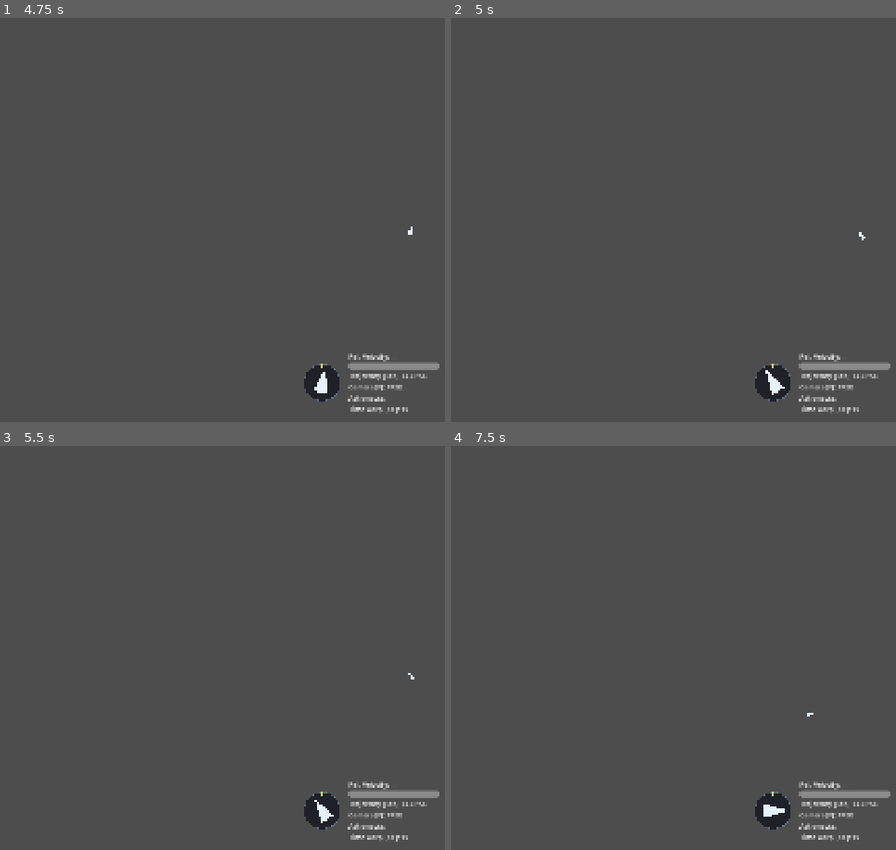
Above: before the commit, frames 1-4 (two rows, left to right).
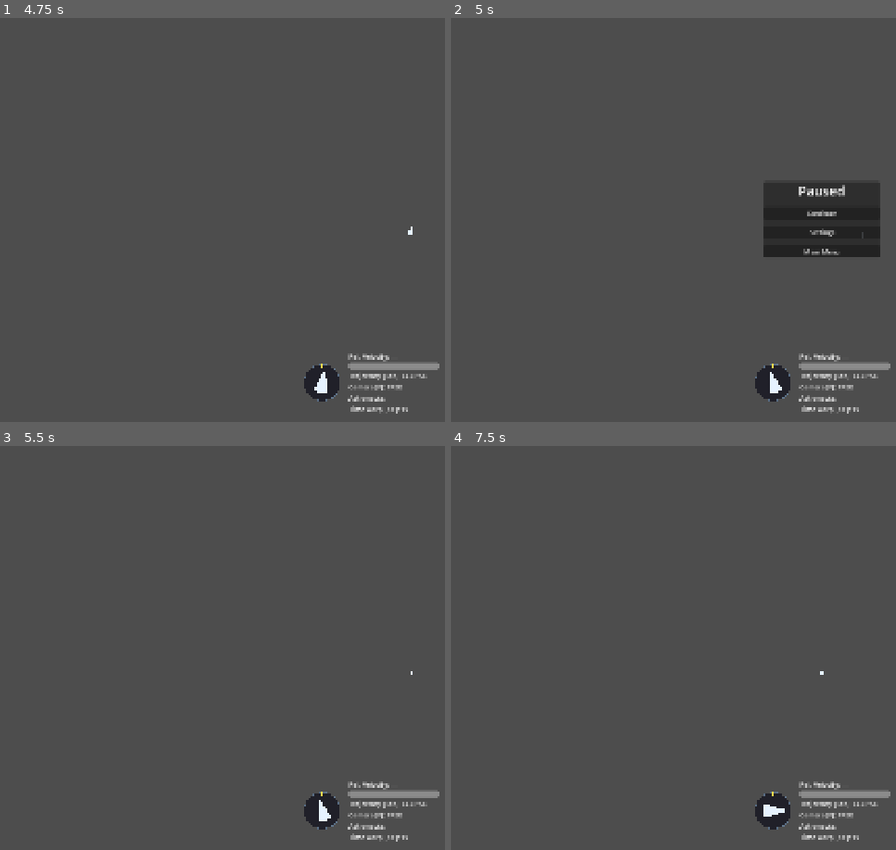
Above: after the commit, the same moments.

Repository: swan-eternal/astrorescue
Game: Godot game, scene res://tools/level_editor/level_editor.tscn
The game is run twice, just before and just after one commit, with the same random seed, the same clock (stepped at 60 frames per second) and the same inputs. This scene is started directly instead of the project's main scene.
Inputs (mouse positions are in pixels of both pictures, inside the frame that each line leads up to):
- Up to frame 1 (4.75 s): click "Test Level" at 0.5 s; tap Enter at 1.25 s; move the mouse to (outside the picture) at 1.27 s; hold D (rotate_right) 1.28-2 s; tap F (toggle_free_camera) at 1.35, 2.85, 4.35 s; click (outside the picture) at 1.42 s; tap R (restart) every 0.75 s from 2 to 4.25 s; drag from (222, 240) to (333, 300) at 2.02 s; move the mouse to (444, 131) at 2.77 s; hold D (rotate_right) 2.78-3.5 s; click (444, 131) at 2.92 s; drag from (333, 300) to (146, 159) at 3.52 s; move the mouse to (outside the picture) at 4.27 s; hold A (rotate_left) from 4.28 s (still down); click (outside the picture) at 4.42 s
- Up to frame 2 (5 s): keep holding A (rotate_left); tap Escape at 4.9 s
- Up to frame 3 (5.5 s): release A (rotate_left) at 5 s; click (369, 639) at 5 s, where only the run after the commit has a clickable "Continue"
- Up to frame 4 (7.5 s): tap R (restart) at 5.75 s; drag from (597, 587) to (709, 547) at 5.77 s; move the mouse to (860, 648) at 6.52 s; hold , (time_warp_down) 6.53-7.25 s; tap F (toggle_free_camera) at 6.6 s; click (860, 648) at 6.67 s; drag from (709, 547) to (673, 668) at 7.27 s

Frame 1 is identical in both runs. In frame 2, 4.7% of the frame differs, in the area x 70-97%, y 40-94%; in frame 3, less than 0.1%; in frame 4, less than 0.1%.
Error before the commit: Parse Error: Identifier "SettingsMenu" not declared in the current scope. (res://scripts/pause_menu.gd:85)

Commit message:
fix: menu centering, settings opacity, escape trajectory + OrbitCalculator SOI refactor
- Menu centering (pause_menu.gd, settings_menu.gd): CenterContainer wrapping replaces PRESET_CENTER, which kept offsets at 0/0/0/0 on a zero-size Control and rendered the panel at origin instead of center.
- Settings panel opacity (settings_menu.gd): per-instance StyleBoxFlat override with alpha=1.0. Godot's default PanelContainer is 75% opaque and let menu text bleed through when settings was opened from main menu.
- Escape trajectory (trajectoryline_2d.gd): full analytical hyperbola leg in ELLIPSE mode (removed the world-space max_leg_radius clip so the curve extends to its natural asymptote). Radial-escape fallback for h=0 launches (eccentricity formula gives e=1 from formula degeneracy when r and v are parallel, regardless of energy).
- OrbitCalculator (orbit_calculator.gd): added DEFAULT_SOI_FRACTION = 0.5 constant and compute_soi_radius helper. Both the trajectory-line SOI detection and the new SOI indicator (next commit) call this so the visualization always matches the gameplay-relevant region.

Diff:
--- a/scripts/orbit_calculator.gd
+++ b/scripts/orbit_calculator.gd
@@ -21,6 +21,17 @@
 # when the body is exactly at the central mass (degenerate but possible
 # during a scene reload or teleport).
 const MIN_DIST: float = 1.0
+
+# Default Hill-sphere fraction for Sphere-of-Influence detection. Match
+# the project's existing convention of 0.5 — the inner half of the Hill
+# sphere is "definitely orbiting the body", the outer half is the
+# transition zone where the primary's gravity starts to dominate.
+# Callers (e.g., trajectoryline_2d.gd, soi_indicator.gd) expose this as
+# an @export so the value can be tweaked per-instance; this constant
+# is the default they fall back to. Single source of truth — if we
+# ever change the formula (Laplace SOI, 2-body correction, etc.) it's
+# one edit here instead of N.
+const DEFAULT_SOI_FRACTION: float = 0.5
 
 
 ## Compute position and velocity of a body at time `t` on a closed
@@ -170,3 +181,32 @@
 		Q = temp
 	var a: float = (q + Q) / 2.0
 	return TAU * sqrt(a * a * a / (G * central_mass))
+
+
+## Compute the Sphere-of-Influence radius for a satellite orbiting a
+## much heavier primary. SOI = Hill sphere × `soi_fraction`, where
+## Hill sphere = orbital_distance · (m_satellite / (3·m_primary))^(1/3).
+## The cube-root dependence on mass ratio means even modest-mass
+## satellites get surprisingly large SOIs at this scale of orbits
+## (e.g., a 10000-mass planet at 1900 px from a 4M-mass sun gets a
+## ~200 px SOI with the default 0.5 fraction — about 5× the planet's
+## visual radius).
+##
+## Used by both `trajectoryline_2d.gd` (for SOI-mode auto-switching)
+## and `soi_indicator.gd` (for the editor's SOI visualization). Single
+## source of truth so the visualization always represents the
+## gameplay-relevant region.
+##
+## Returns 0.0 for degenerate inputs (no primary, no distance, or a
+## zero/negative satellite mass). Callers should treat 0 as "no SOI"
+## and skip the body.
+static func compute_soi_radius(
+	planet_mass: float,
+	sun_mass: float,
+	orbital_distance: float,
+	soi_fraction: float = DEFAULT_SOI_FRACTION
+) -> float:
+	if sun_mass <= 0.0 or orbital_distance <= 0.0 or planet_mass <= 0.0:
+		return 0.0
+	var hill: float = orbital_distance * pow(planet_mass / (3.0 * sun_mass), 1.0 / 3.0)
+	return hill * soi_fraction
--- a/scripts/pause_menu.gd
+++ b/scripts/pause_menu.gd
@@ -40,10 +40,19 @@
 	root.mouse_filter = Control.MOUSE_FILTER_STOP
 	add_child(root)
 
+	# CenterContainer centers the panel and respects its
+	# custom_minimum_size. Replaces PRESET_CENTER which anchored at
+	# 0.5/0.5/0.5/0.5 but kept offsets at 0/0/0/0 because the
+	# Control had zero size when the preset was applied — panel
+	# rendered at origin instead of center.
+	var center := CenterContainer.new()
+	center.set_anchors_and_offsets_preset(Control.PRESET_FULL_RECT)
+	center.mouse_filter = Control.MOUSE_FILTER_IGNORE
+	root.add_child(center)
+
 	_panel = PanelContainer.new()
 	_panel.custom_minimum_size = Vector2(280, 0)
-	_panel.set_anchors_and_offsets_preset(Control.PRESET_CENTER)
-	root.add_child(_panel)
+	center.add_child(_panel)
 
 	var vbox := VBoxContainer.new()
 	vbox.add_theme_constant_override("separation", 16)
--- a/scripts/settings_menu.gd
+++ b/scripts/settings_menu.gd
@@ -1,4 +1,5 @@
 extends CanvasLayer
+class_name SettingsMenu
 ##
 ## SettingsMenu: tabbed settings panel (Audio / Visual / Gameplay).
 ## Self-contained: builds its UI in _ready, handles Esc via
@@ -63,11 +64,28 @@
 	backdrop.mouse_filter = Control.MOUSE_FILTER_STOP
 	add_child(backdrop)
 
-	# Centered panel with the title + tabs + close button.
+	# CenterContainer centers its single child and respects its
+	# custom_minimum_size for sizing. Replaces the previous
+	# set_anchors_and_offsets_preset(PRESET_CENTER) approach, which
+	# set anchors to 0.5/0.5/0.5/0.5 but kept offsets at 0/0/0/0
+	# because the Control had zero size when the preset was applied
+	# (before being added to the tree). End result: panel anchored
+	# at center, sized to zero, rendered at origin.
+	var center := CenterContainer.new()
+	center.set_anchors_and_offsets_preset(Control.PRESET_FULL_RECT)
+	center.mouse_filter = Control.MOUSE_FILTER_IGNORE
+	backdrop.add_child(center)
+
+	# Panel with the title + tabs + close button. Stylebox override
+	# (see _make_panel_stylebox) replaces Godot's default semi-
+	# transparent Panel bg — when opened from the main menu, that
+	# default lets the "PLAY"/"SETTINGS"/"QUIT" buttons bleed through,
+	# which reads as visually messy. Opaque dark here keeps the panel
+	# as a solid modal surface.
 	var panel := PanelContainer.new()
 	panel.custom_minimum_size = PANEL_SIZE
-	panel.set_anchors_and_offsets_preset(Control.PRESET_CENTER)
-	backdrop.add_child(panel)
+	panel.add_theme_stylebox_override("panel", _make_panel_stylebox())
+	center.add_child(panel)
 
 	var vbox := VBoxContainer.new()
 	vbox.add_theme_constant_override("separation", 12)
@@ -121,6 +139,29 @@
 	queue_free()
 
 
+## Build a fully-opaque dark stylebox for the panel. Godot's default
+## PanelContainer bg_color is alpha = 0.75 — opening settings over the
+## main menu lets the buttons behind show through, which reads as
+## visually messy. Override is per-instance (add_theme_stylebox_override
+## on this PanelContainer only) rather than mutating the global theme,
+## so any future Panels in the project keep the default look unless
+## they explicitly opt in. The dark color here matches the typical
+## "modal panel" tone used by most UIs — solid enough to read as a
+## distinct surface, not so dark it looks like a hole in the screen.
+func _make_panel_stylebox() -> StyleBoxFlat:
+	var sb := StyleBoxFlat.new()
+	sb.bg_color = Color(0.12, 0.12, 0.14, 1.0)
+	sb.corner_radius_top_left = 6
+	sb.corner_radius_top_right = 6
+	sb.corner_radius_bottom_left = 6
+	sb.corner_radius_bottom_right = 6
+	sb.content_margin_left = 12
+	sb.content_margin_right = 12
+	sb.content_margin_top = 12
+	sb.content_margin_bottom = 12
+	return sb
+
+
 ## Static accessor used by pause_menu.gd to gate its own Esc handler.
 static func is_any_open() -> bool:
 	return _is_any_open
--- a/scripts/trajectoryline_2d.gd
+++ b/scripts/trajectoryline_2d.gd
@@ -4,8 +4,11 @@
 ##
 ## - ELLIPSE: closed-form orbital prediction. Auto-switches to the nearest
 ##   planet's orbit when the rocket is inside its SOI (Hill sphere ×
-##   soi_fraction); otherwise shows the heliocentric sun orbit. No
-##   integration, no jitter — exact at any time scale.
+##   soi_fraction); otherwise shows the heliocentric sun orbit. When the
+##   rocket is on an escape trajectory (specific orbital energy ≥ 0),
+##   shows the forward-direction leg of the analytical hyperbola in
+##   `hyperbolic_color` instead of a closed ellipse. No integration,
+##   no jitter — exact at any time scale.
 ## - PROJECTED: forward-simulated trajectory under sun + every planet's
 ##   gravity (planet positions sampled via closed-form math at each step).
 ##   Shows what actually happens with perturbations, slingshots, etc.
@@ -31,13 +34,24 @@
 ## frame. Closed ellipse (not a fading prediction), so 64-128 is plenty.
 @export var ellipse_segments: int = 128
 
+## World-space length (pixels) of the radial-escape fallback line.
+## The polar-formula sweep no longer uses this clip (terminates at
+## the asymptote), but the radial-escape branch (h = 0, polar formula
+## degenerates) still draws a straight line of this length outward
+## from the focus so the player sees the escape direction.
+@export var max_leg_radius: float = 1500.0
+
 ## SOI = Hill sphere × this fraction. The Hill sphere is the radius at
 ## which the planet's gravity equals the sun's; we use a fraction of it
 ## as the SOI cutoff so the inner half is "definitely orbiting the planet"
 ## and the outer half is transition zone (where the sun starts to dominate).
-## 0.5 is the common default. Used by ELLIPSE mode to auto-switch to
-## the planet orbit when the rocket is in range.
-@export var soi_fraction: float = 0.5
+## Default references `OrbitCalculator.DEFAULT_SOI_FRACTION` so the
+## trajectory-mode auto-switch (here) and the editor's SOI visualization
+## (`soi_indicator.gd`) share one source of truth — if the formula ever
+## changes, `OrbitCalculator.compute_soi_radius` is the single edit point.
+## Used by ELLIPSE mode to auto-switch to the planet orbit when the
+## rocket is in range.
+@export var soi_fraction: float = OrbitCalculator.DEFAULT_SOI_FRACTION
 
 
 # PROJECTED-mode parameters
@@ -66,6 +80,12 @@
 
 ## PROJECTED mode color (forward-simulated trajectory with all gravity).
 @export var projected_color: Color = Color(0.4, 0.7, 1.0, 0.7)
+
+## ELLIPSE-mode color when the rocket is on an escape trajectory
+## (specific orbital energy ≥ 0). Shown as the analytical forward-
+## direction hyperbola leg (see `_hyperbola_leg`). Distinct from the
+## sun/planet ellipse colors so the player can see they're escaping.
+@export var hyperbolic_color: Color = Color(1.0, 0.65, 0.2, 0.7)
 
 
 # Time markers — small dots showing where the rocket will be at
@@ -257,9 +277,11 @@
 			var m: float = float(body.get("mass"))
 			if m < sun_mass * 0.5:  # planet (much lighter than sun)
 				# Hill sphere: radius at which the planet's gravity equals the sun's.
+				# Math lives in `OrbitCalculator.compute_soi_radius` — single source
+				# of truth shared with `soi_indicator.gd`.
 				var orbital_distance: float = body.global_position.distance_to(sun.global_position)
-				var hill: float = orbital_distance * pow(m / (3.0 * sun_mass), 1.0 / 3.0)
-				var soi: float = hill * soi_fraction
+				var soi: float = OrbitCalculator.compute_soi_radius(
+					m, sun_mass, orbital_distance, soi_fraction)
 				var d: float = (rocket.global_position - body.global_position).length()
 				if d < soi and d < closest_dist:
 					closest_dist = d
@@ -271,33 +293,38 @@
 			# orbit; otherwise show the heliocentric sun orbit. The user doesn't
 			# need to toggle ORBITAL manually — happens automatically based on
 			# proximity.
+			#
+			# When the trajectory is unbound (epsilon ≥ 0, i.e. escape
+			# velocity or beyond), draw the forward-direction hyperbola leg
+			# in `hyperbolic_color` instead. Closed-form ellipse math has no
+			# answer for an unbound orbit. Hyperbolic color takes priority
+			# over the SOI choice because "you're escaping" is the more
+			# important read for the player.
 			if central_planet != null:
-				default_color = closed_form_planet_color
-				points = _compute_planetocentric_ellipse(central_planet)
+				var planet_pos: Vector2 = central_planet.global_position
+				var planet_vel: Vector2 = Vector2(central_planet.get("velocity"))
+				var r_focus: Vector2 = rocket.global_position - planet_pos
+				var v_focus: Vector2 = rocket.velocity - planet_vel
+				var mu_focus: float = G * float(central_planet.get("mass"))
+				if _is_bound(r_focus, v_focus, mu_focus):
+					default_color = closed_form_planet_color
+					points = _orbit_ellipse(r_focus, v_focus, mu_focus, ellipse_segments, planet_pos)
+				else:
+					default_color = hyperbolic_color
+					points = _hyperbola_leg(r_focus, v_focus, mu_focus, planet_pos)
 			else:
-				default_color = closed_form_sun_color
-				points = _orbit_ellipse(
-					rocket.global_position, rocket.velocity,
-					sun_mass, ellipse_segments, Vector2.ZERO
-				)
+				var r_focus: Vector2 = rocket.global_position
+				var v_focus: Vector2 = rocket.velocity
+				var mu_focus: float = G * sun_mass
+				if _is_bound(r_focus, v_focus, mu_focus):
+					default_color = closed_form_sun_color
+					points = _orbit_ellipse(r_focus, v_focus, mu_focus, ellipse_segments, Vector2.ZERO)
+				else:
+					default_color = hyperbolic_color
+					points = _hyperbola_leg(r_focus, v_focus, mu_focus, Vector2.ZERO)
 		Mode.PROJECTED:
 			default_color = projected_color
 			points = _simulate_projected(attractors)
-
-
-## ORBITAL-mode helper (within ELLIPSE): analytical orbit ellipse around
-## a planet (planetocentric frame). Same math as the sun-orbit ellipse
-## but in the planet's reference frame.
-func _compute_planetocentric_ellipse(planet: Node2D) -> PackedVector2Array:
-	var planet_pos: Vector2 = planet.global_position
-	var planet_vel: Vector2 = Vector2(planet.get("velocity"))
-
-	# Rocket state in planet's reference frame.
-	var r: Vector2 = rocket.global_position - planet_pos
-	var v: Vector2 = rocket.velocity - planet_vel
-
-	var mu: float = G * float(planet.get("mass"))
-	return _orbit_ellipse(r, v, mu, ellipse_segments, planet_pos)
 
 
 ## Convert current (r, v) state to orbital elements (perihelion, aphelion,
@@ -344,18 +371,18 @@
 	}
 
 
-## Compute an analytical orbit ellipse from current position, velocity,
+## Compute the closed orbit ellipse from current position, velocity,
 ## and `mu` (= G × central_mass). Returns a closed loop (first point
-## appended at the end). Falls back to a single point for unbound orbits.
+## appended at the end). Assumes a bound orbit — the caller must
+## gate this call with `_is_bound()` and route unbound cases to
+## `_hyperbola_leg()` instead.
 func _orbit_ellipse(r: Vector2, v: Vector2, mu: float, segs: int, offset: Vector2) -> PackedVector2Array:
 	var dist: float = maxf(r.length(), MIN_DIST)
 	var v_sq: float = v.length_squared()
 
+	# Semi-major axis from vis-viva rearranged. Negative for bound
+	# orbits in the convention used here (so `a*(1-e²)` is positive).
 	var epsilon: float = v_sq / 2.0 - mu / dist
-	if epsilon >= 0.0:
-		return PackedVector2Array([offset + r])  # unbound (hyperbolic) — just show current point
-
-	var h: float = r.x * v.y - r.y * v.x
 	var a: float = -mu / (2.0 * epsilon)
 
 	var e_vec: Vector2 = ((v_sq - mu / dist) * r - r.dot(v) * v) / mu
@@ -369,6 +396,131 @@
 		var r_orbit: float = a * one_minus_e_sq / (1.0 + e * cos(theta - omega))
 		pts.append(offset + Vector2(r_orbit * cos(theta), r_orbit * sin(theta)))
 	pts.append(pts[0])  # close the loop — last sample is at theta = (n-1)/n * TAU, missing the segment back to 0
+	return pts
+
+
+## True when the specific orbital energy `ε = v²/2 − μ/r` is negative,
+## i.e. the rocket is in a closed (bound) orbit around the focus.
+## Used by `_update()` to route between the ellipse path and the
+## hyperbolic escape leg.
+func _is_bound(r: Vector2, v: Vector2, mu: float) -> bool:
+	var dist: float = maxf(r.length(), MIN_DIST)
+	var v_sq: float = v.length_squared()
+	return v_sq / 2.0 - mu / dist < 0.0
+
+
+## Compute the forward-direction leg of a hyperbolic trajectory
+## (escape velocity or beyond). Sweeps from the rocket's current
+## true anomaly toward the forward-going asymptote (the asymptote
+## in the direction of motion). No world-space clip — the leg
+## terminates naturally at the asymptote (denom → 0 in the polar
+## formula), so the player sees the actual analytical trajectory
+## even when it's very long. For shallow hyperbolas (e just above 1)
+## the leg can sweep nearly all the way around the focus and extend
+## far off-screen; the visible portion within the viewport is what
+## matters.
+##
+## Polar form: r(ν) = a(e²−1) / (1 + e·cos(ν)), where ν is the true
+## anomaly (angle from periapsis). Asymptotes occur where the
+## denominator → 0, i.e. ν = ±acos(−1/e). Angular momentum `h`
+## picks the forward-going branch: h > 0 (prograde, CCW) sweeps
+## toward +acos(−1/e), h < 0 (retrograde, CW) sweeps toward
+## −acos(−1/e).
+##
+## Caller is responsible for color selection and for confirming
+## the orbit is unbound. Two degenerate cases route to special
+## paths before the polar sweep:
+##   - ε ≤ 0 (parabolic exactly) → single point.
+##   - e ≤ 1 with ε > 0 (radial unbound) → straight radial line
+##     outward to `max_leg_radius` (the polar formula needs a
+##     defined periapsis direction, which h = 0 trajectories lack).
+func _hyperbola_leg(r: Vector2, v: Vector2, mu: float, offset: Vector2) -> PackedVector2Array:
+	var dist: float = maxf(r.length(), MIN_DIST)
+	var v_sq: float = v.length_squared()
+
+	# Specific orbital energy. ε > 0 here (caller routed via `_is_bound`
+	# false, i.e. `_update` confirmed the orbit is unbound). Used by both
+	# the parabolic early-out and the polar-formula `a` below.
+	var epsilon: float = v_sq / 2.0 - mu / dist
+
+	# Parabolic (ε == 0 exactly) is a measure-zero case the polar
+	# formula can't handle: a → inf AND e²-1 → 0, so r_orbit = inf·0/denom
+	# is indeterminate. Single point at the rocket — matches the legacy
+	# fallback for this edge case.
+	if epsilon <= 0.0:
+		return PackedVector2Array([offset + r])
+
+	# Eccentricity vector (same formula as `_orbit_ellipse`).
+	var e_vec: Vector2 = ((v_sq - mu / dist) * r - r.dot(v) * v) / mu
+	var e: float = e_vec.length()
+	if e <= 1.0:
+		# Radial unbound (ε > 0, e ≈ 1 from the formula): the eccentricity
+		# formula collapses to e = 1 whenever r and v are parallel,
+		# regardless of energy. So this branch catches RADIAL ESCAPES —
+		# orbits that are genuinely hyperbolic but have no defined
+		# periapsis direction (the polar hyperbola formula needs ω, which
+		# is undefined for radial motion). This is what happens when the
+		# player launches off a planet: `rocket.gd` auto-orients the
+		# nose outward, the first thrust goes straight up from the
+		# planet, and the resulting h = 0 trajectory used to disappear
+		# here as a single point. Draw a straight radial line outward
+		# to the focus's max_leg_radius so the player still sees the
+		# escape trajectory even though there's no curvature to show.
+		var unit_r: Vector2 = r / r.length() if r.length() > MIN_DIST else Vector2.RIGHT
+		var radial_end: Vector2 = unit_r * max_leg_radius
+		return PackedVector2Array([offset + r, offset + radial_end])
+
+	# Semi-major axis for hyperbola: POSITIVE (vs. negative for ellipse),
+	# because ε > 0 for unbound orbits.
+	var a: float = mu / (2.0 * epsilon)
+
+	# Asymptote half-angle from periapsis direction. For e > 1,
+	# -1/e ∈ (-1, 0), so acos(-1/e) ∈ (π/2, π).
+	var theta_inf: float = acos(-1.0 / e)
+
+	# Periapsis direction in world coordinates.
+	var omega: float = atan2(e_vec.y, e_vec.x)
+
+	# Current true anomaly: angle from periapsis to current position.
+	# Wrap to [-π, π] for clean comparison with ±theta_inf.
+	var nu: float = atan2(r.y, r.x) - omega
+	while nu > PI:
+		nu -= TAU
+	while nu < -PI:
+		nu += TAU
+
+	# Forward-going sweep direction: CCW (prograde) → +θ_inf,
+	# CW (retrograde) → -θ_inf.
+	var h: float = r.x * v.y - r.y * v.x
+	var sweep_dir: float = 1.0 if h > 0.0 else -1.0
+
+	# Angular distance to sweep (in true anomaly). Clamp to 0 if the
+	# rocket is already at/past the forward asymptote (shouldn't happen
+	# physically — ν of an on-trajectory rocket is bounded by ±θ_inf
+	# — but defensive against float drift and e ~ 1 edge cases).
+	var nu_target: float = sweep_dir * theta_inf
+	var sweep_length: float = nu_target - nu
+	if sweep_dir > 0.0 and sweep_length < 0.0:
+		sweep_length = 0.0
+	elif sweep_dir < 0.0 and sweep_length > 0.0:
+		sweep_length = 0.0
+
+	var pts := PackedVector2Array()
+	pts.append(offset + r)  # always start at the rocket's current position
+	if sweep_length == 0.0:
+		return pts
+
+	var e_sq_minus_1: float = e * e - 1.0
+	for i in range(1, ellipse_segments + 1):
+		var t: float = float(i) / float(ellipse_segments)
+		var theta: float = nu + t * sweep_length
+		var denom: float = 1.0 + e * cos(theta)
+		if denom <= 0.001:
+			# Past the asymptote (r → ∞). Shouldn't happen within the
+			# valid sweep range, but stop if it does.
+			break
+		var r_orbit: float = a * e_sq_minus_1 / denom
+		pts.append(offset + Vector2(r_orbit * cos(omega + theta), r_orbit * sin(omega + theta)))
 	return pts
 
 
